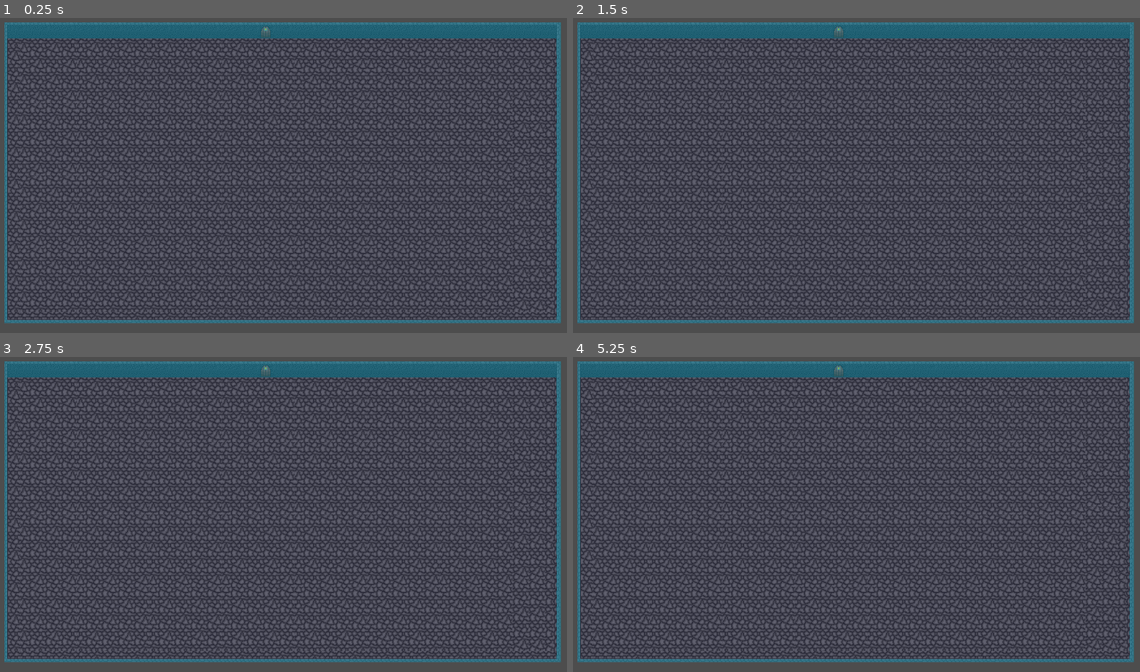
Above: before the commit, frames 1-4 (two rows, left to right).
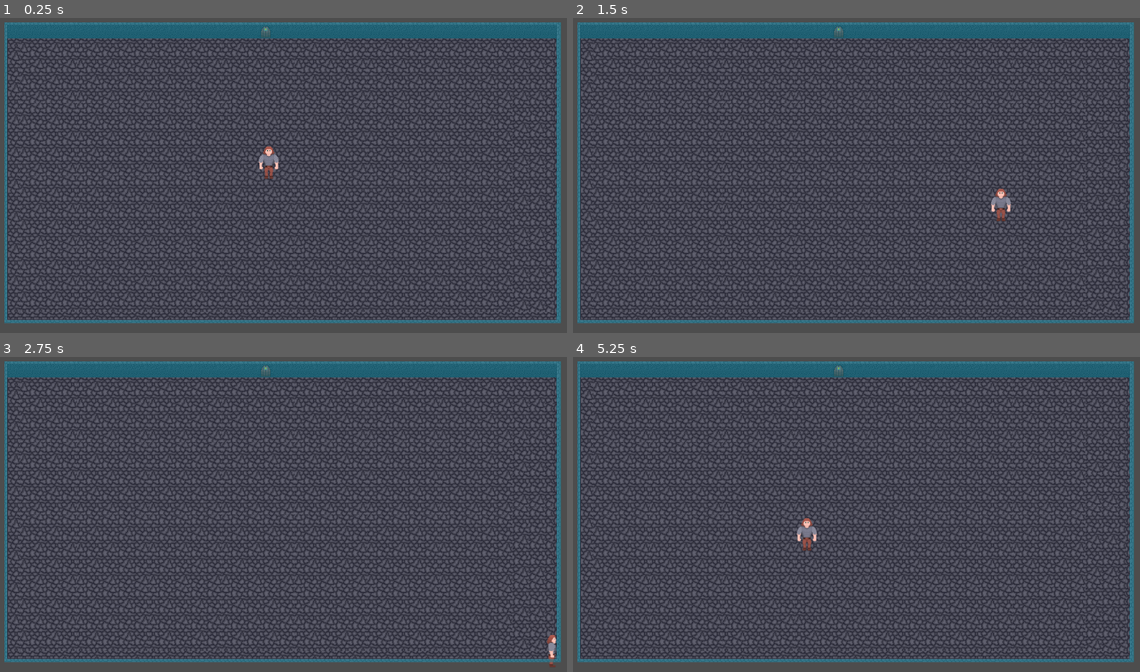
Above: after the commit, the same moments.

Repository: EsderJ10/proyecto-lqs
Game: Godot game, scene res://Scenes/test_room.tscn
The game is run twice, just before and just after one commit, with the same random seed, the same clock (stepped at 60 frames per second) and the same inputs.
Inputs:
- Up to frame 1 (0.25 s): no input
- Up to frame 2 (1.5 s): tap Enter at 0.5 s; hold Right (move_right) 0.53-1.28 s; hold Down (move_down) from 1.28 s (still down)
- Up to frame 3 (2.75 s): release Down (move_down) at 2.03 s; hold Right (move_right) from 2.03 s (still down)
- Up to frame 4 (5.25 s): release Right (move_right) at 2.78 s; hold Up (move_up) 2.78-3.53 s; hold Left (move_left) 3.53-5.03 s; hold Down (move_down) from 5.03 s (still down)

The runs differ from the first frame. In frame 1, 0.2% of the frame differs, in the area x 45-50%, y 40-52%; in frame 2, 0.2%, in the area x 73-78%, y 54-65%; in frame 3, 0.1%; in frame 4, 0.2%.

Commit message:
Reassigned character spritesheet

Diff:
--- a/Scenes/player.tscn
+++ b/Scenes/player.tscn
@@ -1,29 +1,29 @@
 [gd_scene load_steps=9 format=3 uid="uid://b8tpceabf0tgk"]
 
 [ext_resource type="Script" path="res://Scripts/Character/player.gd" id="1_avkim"]
-[ext_resource type="Texture2D" uid="uid://oi1hl26in3es" path="res://Assets/Characters/player_sprite.png" id="2_jfwtd"]
+[ext_resource type="Texture2D" uid="uid://caije7b6stfgm" path="res://Assets/Characters/player_sprite.png" id="2_jfwtd"]
 
-[sub_resource type="AtlasTexture" id="AtlasTexture_dv1p1"]
+[sub_resource type="AtlasTexture" id="AtlasTexture_gtob1"]
 atlas = ExtResource("2_jfwtd")
-region = Rect2(241, 150, 32, 32)
+region = Rect2(0, 0, 64, 64)
 
-[sub_resource type="AtlasTexture" id="AtlasTexture_jct1v"]
+[sub_resource type="AtlasTexture" id="AtlasTexture_dymnb"]
 atlas = ExtResource("2_jfwtd")
-region = Rect2(209, 118, 32, 32)
+region = Rect2(64, 64, 64, 64)
 
-[sub_resource type="AtlasTexture" id="AtlasTexture_jlay1"]
+[sub_resource type="AtlasTexture" id="AtlasTexture_vcw1m"]
 atlas = ExtResource("2_jfwtd")
-region = Rect2(273, 118, 32, 32)
+region = Rect2(64, 0, 64, 64)
 
-[sub_resource type="AtlasTexture" id="AtlasTexture_w2mi5"]
+[sub_resource type="AtlasTexture" id="AtlasTexture_4xxnx"]
 atlas = ExtResource("2_jfwtd")
-region = Rect2(241, 118, 32, 32)
+region = Rect2(0, 64, 64, 64)
 
 [sub_resource type="SpriteFrames" id="SpriteFrames_tldux"]
 animations = [{
 "frames": [{
 "duration": 1.0,
-"texture": SubResource("AtlasTexture_dv1p1")
+"texture": SubResource("AtlasTexture_gtob1")
 }],
 "loop": true,
 "name": &"down",
@@ -31,7 +31,7 @@
 }, {
 "frames": [{
 "duration": 1.0,
-"texture": SubResource("AtlasTexture_jct1v")
+"texture": SubResource("AtlasTexture_dymnb")
 }],
 "loop": true,
 "name": &"left",
@@ -39,7 +39,7 @@
 }, {
 "frames": [{
 "duration": 1.0,
-"texture": SubResource("AtlasTexture_jlay1")
+"texture": SubResource("AtlasTexture_vcw1m")
 }],
 "loop": true,
 "name": &"right",
@@ -47,7 +47,7 @@
 }, {
 "frames": [{
 "duration": 1.0,
-"texture": SubResource("AtlasTexture_w2mi5")
+"texture": SubResource("AtlasTexture_4xxnx")
 }],
 "loop": true,
 "name": &"up",
--- a/project.godot
+++ b/project.godot
@@ -18,6 +18,10 @@
 [display]
 
 display_server/driver.linuxbsd="wayland"
+
+[dotnet]
+
+project/assembly_name="LQS"
 
 [input]
 
Not shown, changed: Assets/Characters/player_sprite.png.import
